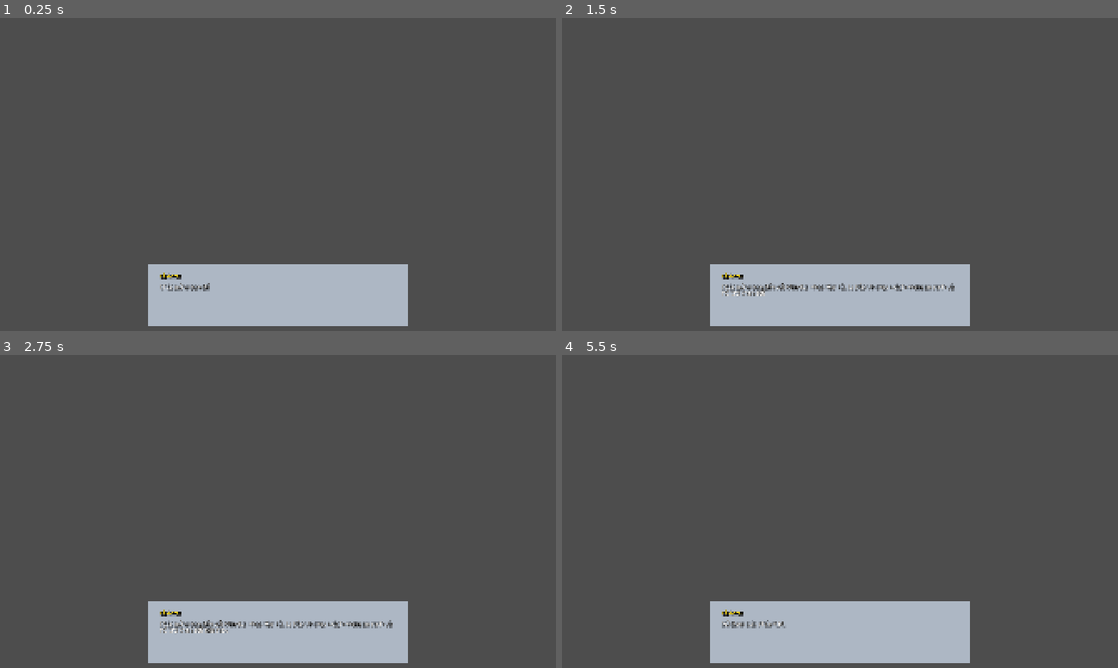
Above: before the commit, frames 1-4 (two rows, left to right).
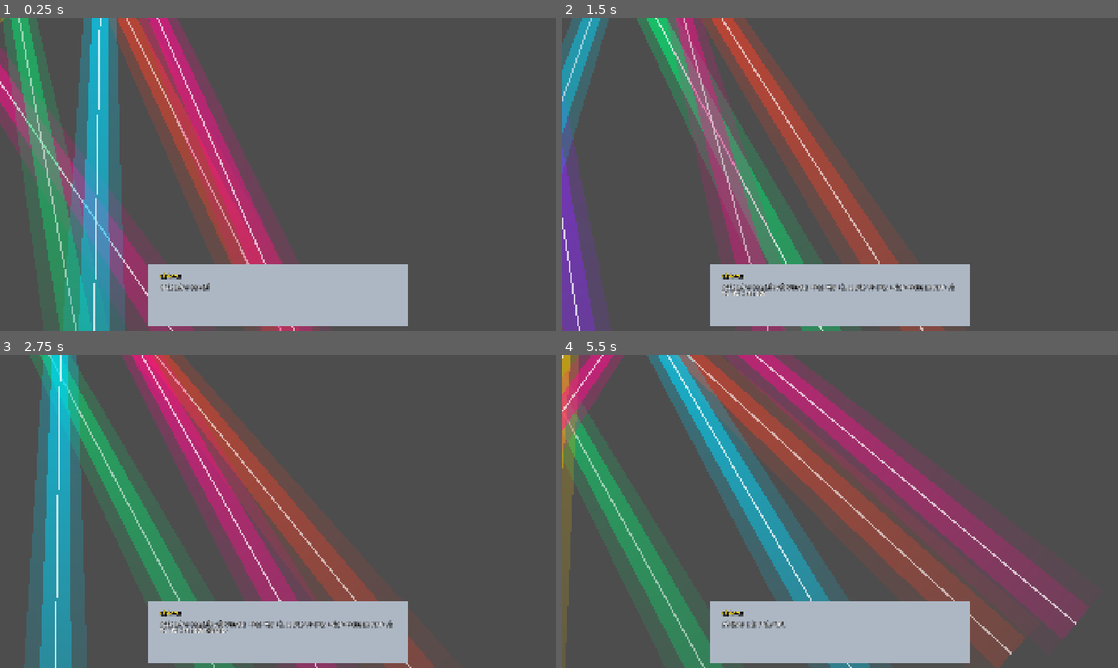
Above: after the commit, the same moments.

Repository: dctrngg/concert
Game: Godot game, scene res://Scene/stage.tscn
Same seed, same stepped clock (60 frames per second), same inputs: the game is played once before the commit and once after it. This scene is started directly instead of the project's main scene. Sound files missing from this copy of the repository are replaced by a short silence.
Inputs (mouse positions are in pixels of both pictures, inside the frame that each line leads up to):
- Up to frame 1 (0.25 s): no input
- Up to frame 2 (1.5 s): tap Enter at 0.5 s; move the mouse to (962, 158) at 0.52 s; hold D (move_right) 0.53-1.28 s; hold Shift (run) 0.53-1.28 s; click (962, 158) at 0.67 s; move the mouse to (728, 190) at 1.27 s; hold S (move_down) from 1.28 s (still down); tap E at 1.35 s
- Up to frame 3 (2.75 s): move the mouse to (333, 442) at 2.02 s; release S (move_down) at 2.03 s; hold D (move_right) from 2.03 s (still down); hold Shift (run) from 2.03 s (still down)
- Up to frame 4 (5.5 s): move the mouse to (812, 574) at 2.77 s; release D (move_right) at 2.78 s; release Shift (run) at 2.78 s; hold W (move_up) 2.78-3.53 s; tap E at 2.85, 4.35 s; click (812, 574) at 2.92 s; move the mouse to (1006, 558) at 3.52 s; hold Shift (run) 3.53-4.28 s; hold A (move_left) 3.53-5.03 s; move the mouse to (673, 464) at 4.27 s; move the mouse to (867, 511) at 5.02 s; hold S (move_down) from 5.03 s (still down); hold Shift (run) from 5.03 s (still down); click (867, 511) at 5.17 s

The runs differ from the first frame. In frame 1, 26% of the frame differs, in the area x 0-58%, y 0-100%; in frame 2, 21%; in frame 3, 27%; in frame 4, 36%, in the area x 0-95%, y 0-100%.
Error before the commit: Parse Error: Identifier "_artist_current_x" not declared in the current scope. (res://Scripts/stage.gd:89)

Commit message:
fix: declare _artist_current_x member variable arrays at class level in stage.gd

Diff:
--- a/Scripts/stage.gd
+++ b/Scripts/stage.gd
@@ -43,6 +43,10 @@
 var _artists_container: Node2D = null
 var _stage_artist_sprites: Array[AnimatedSprite2D] = []
 var _artist_base_positions: Array[Vector2] = []
+var _artist_current_x: Array[float] = []
+var _artist_target_x: Array[float] = []
+var _artist_state_timer: Array[float] = []
+var _artist_action_state: Array[int] = []
 
 func _ready() -> void:
 	add_to_group("concert_stage")
